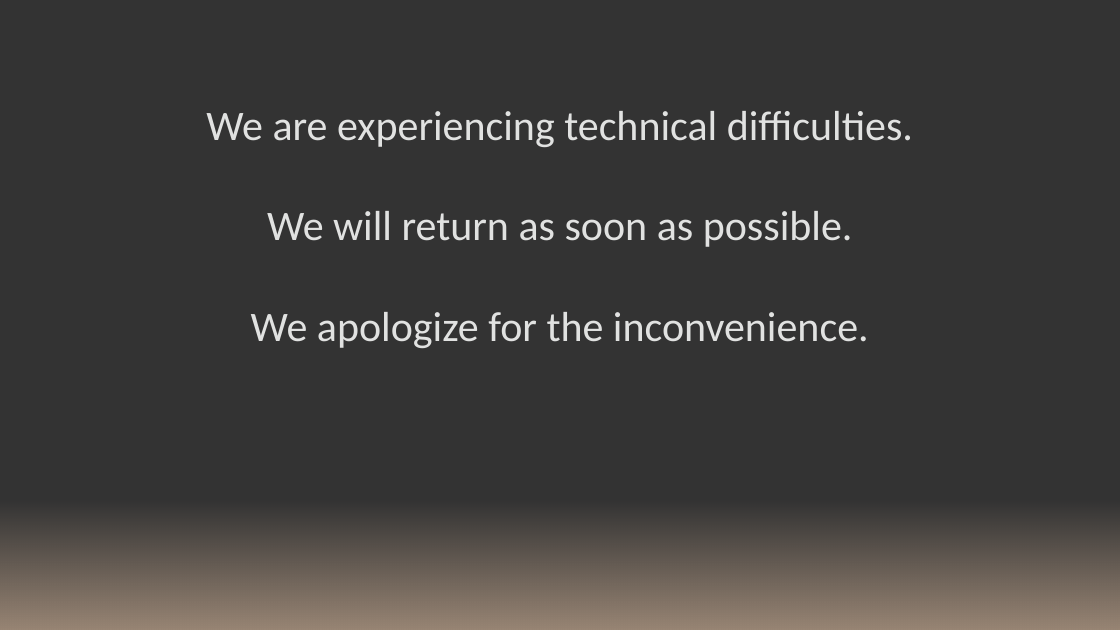
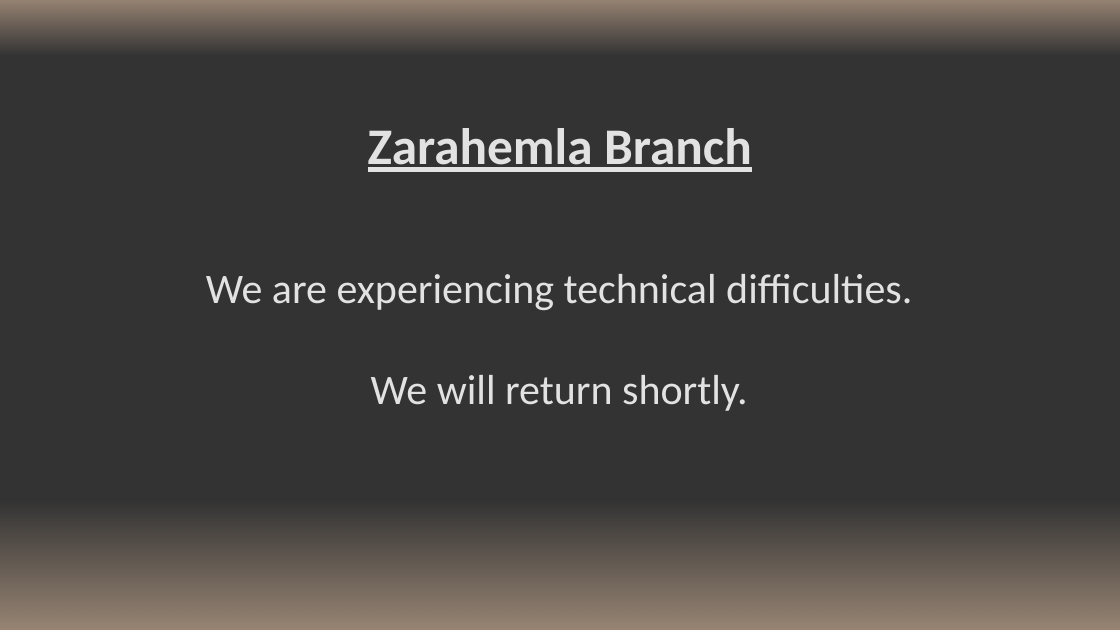
Before and after one commit to kevinmcmilian/ZarahemlaHymnPPTs, a slide deck: slide 1 of Template.pptx. Drawn at 1120x630 pixels with LibreOffice and Linux fonts; fonts in the diff are those of the drawing. Boxes give left, top, right and bottom in pixels: in the first picture for what was removed or moved away, otherwise in the second. Text is boxed around its words. In the diff, an @@ line names an element or a change of style, - is before the commit and + after.

```diff
--- a/Template.pptx
+++ b/Template.pptx
@@ rectangle added at bbox=[0, 0, 1120, 55], fill gradient #998675 @@
@@ text added at bbox=[368, 128, 752, 172], 44 pt, text #E1E2E1, bold, underline @@
+Zarahemla Branch
@@ text "We are experiencing technical difficulties.": place and size @@
-text "We are experiencing technical difficulties." at bbox=[206, 111, 913, 348]
+text "We are experiencing technical difficulties." at bbox=[206, 274, 912, 411]
@@ text at bbox=[371, 375, 748, 411]: text changed @@
-We will return as soon as possible.
-We apologize for the inconvenience.
+We will return shortly.
```
Also in this commit, not shown: 27 other files.
